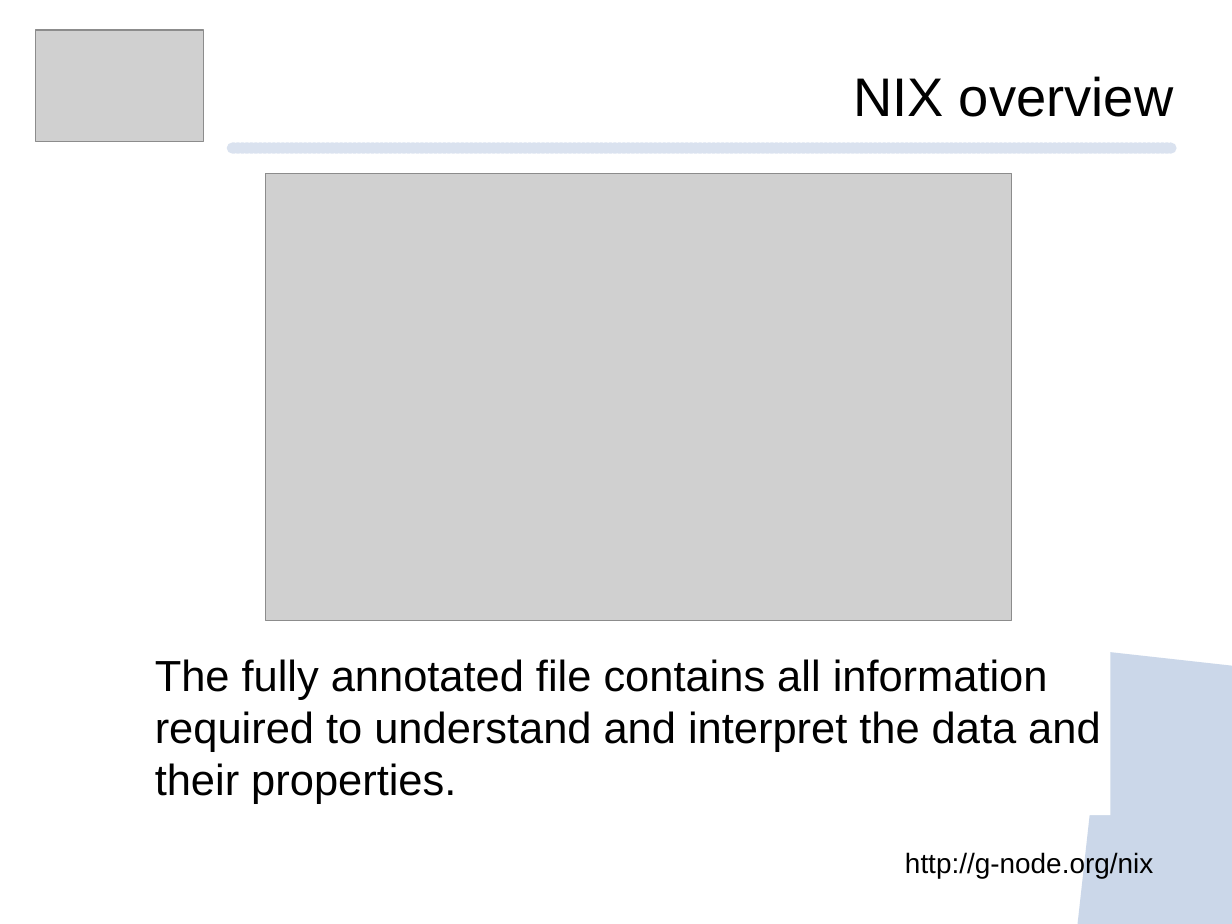
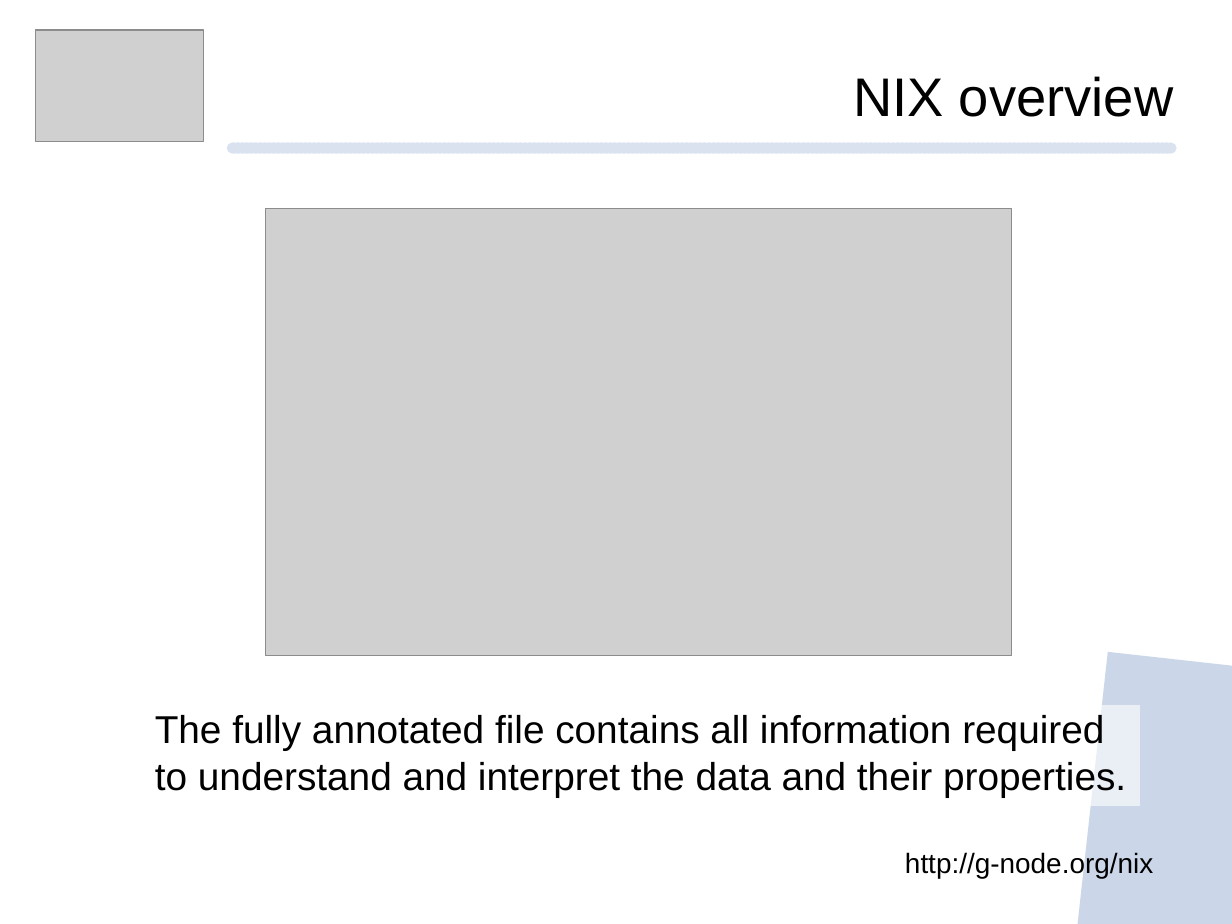
Before and after one commit to mpsonntag/prespost, a slide deck: slide 9 of 202009_BCCN_online/202009_BCCN_Online_conference.odp. Drawn at 1232x924 pixels with LibreOffice and Linux fonts; fonts in the diff are those of the drawing; grey boxes stand for pictures; background and template pictures are left out. Boxes give left, top, right and bottom in pixels: in the first picture for what was removed or moved away, otherwise in the second. Text is boxed around its words. In the diff, an @@ line names an element or a change of style, - is before the commit and + after.

```diff
--- a/202009_BCCN_online/202009_BCCN_Online_conference.odp
+++ b/202009_BCCN_online/202009_BCCN_Online_conference.odp
@@ picture: place and size @@
-picture at (266, 173, 1013, 620)
+picture at (266, 208, 1013, 655)
@@ text "The fully annotated file contains ...": place and size @@
-text "The fully annotated file contains ..." at (155, 659, 1100, 804)
+text "The fully annotated file contains ..." at (155, 714, 1126, 797)
@@ text "The fully annotated file contains ..." at (155, 714, 1126, 797): size 28 to 25 pt @@
```
Also in this commit, not shown: 4 other slides changed.
